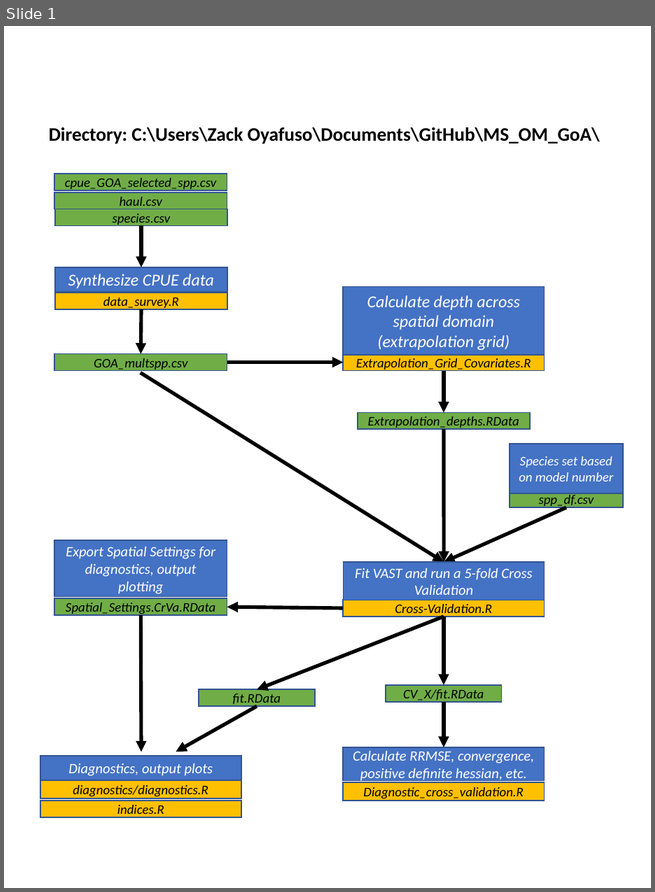
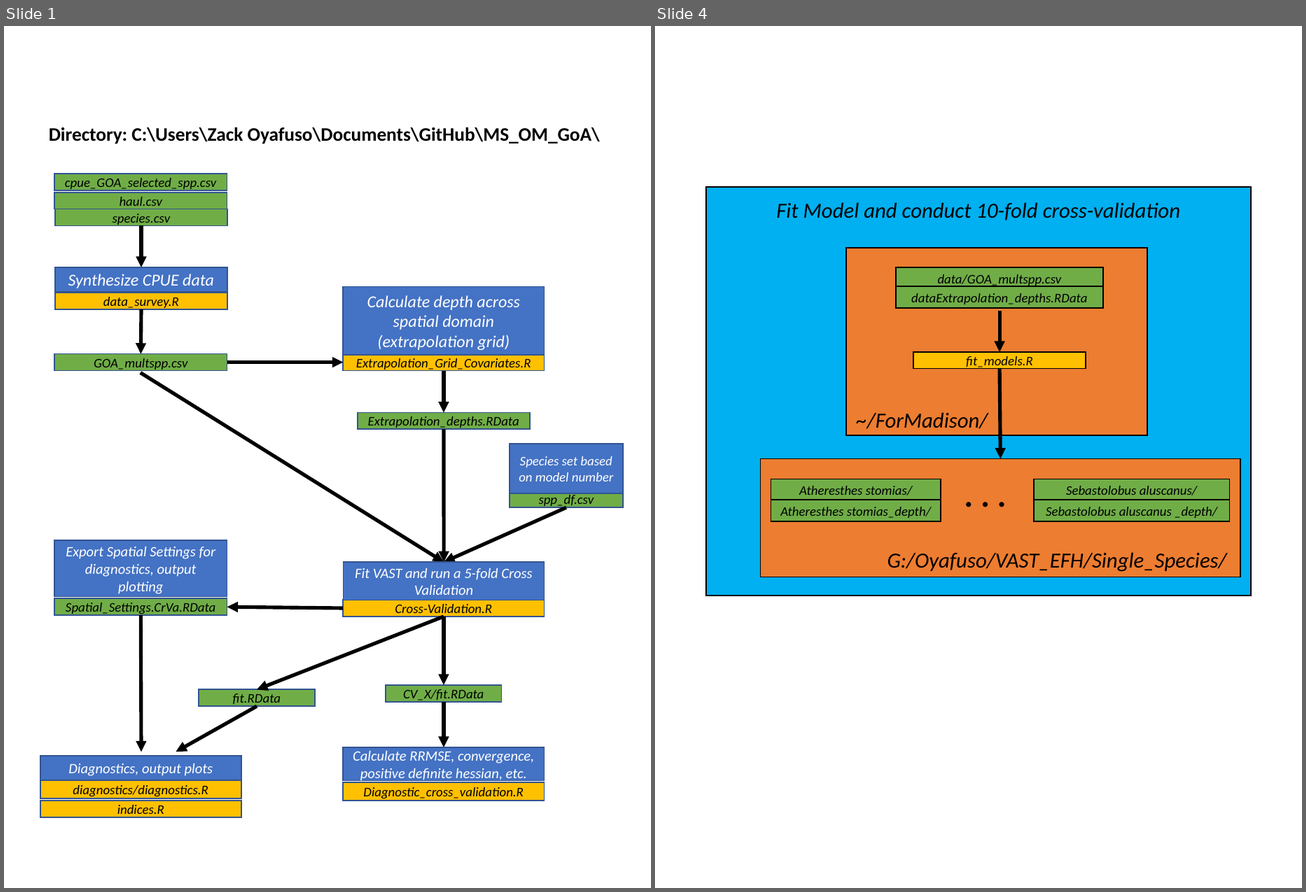
Before and after one commit to zoyafuso-NOAA/MS_OM_GoA, a slide deck: graphics/WorkFlow.pptx. Shown side by side, each under a label of ours: slide 1 before the commit, slides 1 and 4 after it; the slides between them are not shown. The pictures are 655x892 and 1306x892 pixels, drawn with LibreOffice and Linux fonts; fonts in the diff are those of the drawing. Boxes give left, top, right and bottom in pixels: in the first picture for what was removed or moved away, otherwise in the second. Text is boxed around its words. In the diff, an @@ line names an element or a change of style, - is before the commit and + after.

```diff
--- a/graphics/WorkFlow.pptx
+++ b/graphics/WorkFlow.pptx
@@ slide 4 added at [655, 26, 1302, 888], background #FFFFFF @@
@@ group added at [706, 187, 1250, 596]: 10 rectangles, 4 texts, 2 arrows @@
+Fit Model and conduct 10-fold cross-validation
+G:/Oyafuso/VAST_EFH/Single_Species/
+fit_models.R
+Atheresthes stomias/
+Atheresthes stomias_depth/
+Sebastolobus aluscanus/
+Sebastolobus aluscanus _depth/
+. . .
+~/ForMadison/
+data/GOA_multspp.csv
+dataExtrapolation_depths.RData
```
Also in this commit, not shown: 2 slides changed, 3 other files.
